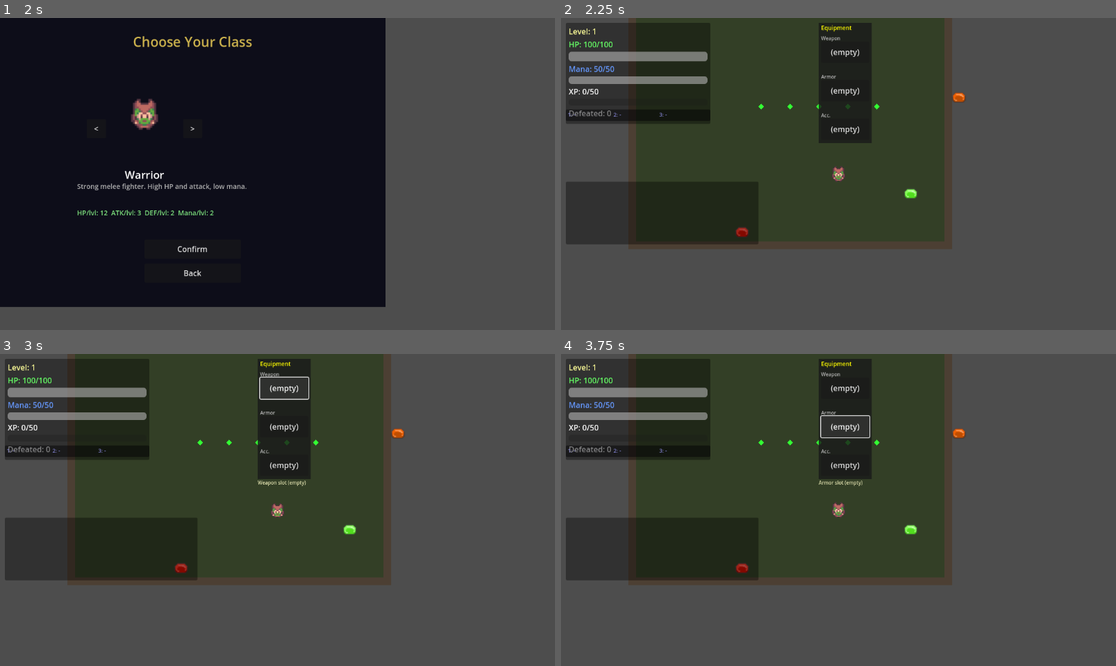
Above: before the commit, frames 1-4 (two rows, left to right).
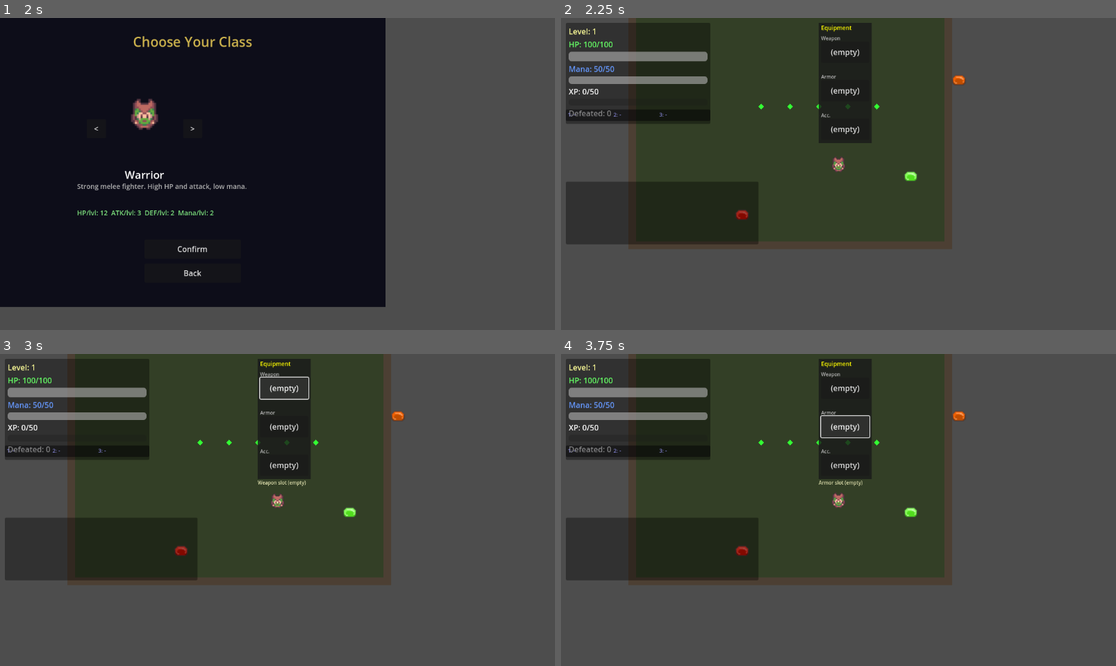
Above: after the commit, the same moments.

Repository: SFMiner/DeepGame_MVP
Game: Godot game, scene res://scenes/splash_screen.tscn
Two runs of this game, one before a commit and one after it. Both use one fixed random seed, a clock stepped at 60 frames per second and the inputs below.
Inputs (mouse positions are in pixels of both pictures, inside the frame that each line leads up to):
- Up to frame 1 (2 s): tap Enter at 0.5 s; move the mouse to (399, 158) at 0.52 s; hold D (move_right) 0.53-1.25 s; tap Space (attack_melee) at 0.6 s; click (399, 158) at 0.67 s; click "New Game" at 1.25 s
- Up to frame 2 (2.25 s): click "Confirm" at 2 s
- Up to frame 3 (3 s): click "(empty)" at 2.75 s
- Up to frame 4 (3.75 s): click "(empty)" at 3.5 s

Frame 1 is identical in both runs. In frame 2, 0.5% of the frame differs, in the area x 31-73%, y 18-71%; in frame 3, 0.5%; in frame 4, 0.5%.

Commit message:
Fix: revert collision size/position, offset sprites upward instead
- Player sprite offset (0, -20), enemy sprite offset (0, -18)
- Collision shapes back to radius 12 at (0,0) — correct size
- Sprites shifted up so collision sits at upper body rather than above sprite entirely

Diff:
--- a/scenes/enemy.tscn
+++ b/scenes/enemy.tscn
@@ -4,7 +4,7 @@
 [ext_resource type="Resource" uid="uid://estats000001" path="res://resources/enemy_stats.tres" id="2_estats"]
 
 [sub_resource type="CircleShape2D" id="CircleShape2D_enemy"]
-radius = 24.0
+radius = 12.0
 
 [node name="Enemy" type="CharacterBody2D"]
 script = ExtResource("1_enemy")
@@ -12,7 +12,7 @@
 enemy_category = 2
 
 [node name="AnimatedSprite2D" type="AnimatedSprite2D" parent="."]
+offset = Vector2(0, -18)
 
 [node name="CollisionShape2D" type="CollisionShape2D" parent="."]
-position = Vector2(0, 32)
 shape = SubResource("CircleShape2D_enemy")
--- a/scenes/player.tscn
+++ b/scenes/player.tscn
@@ -4,7 +4,7 @@
 [ext_resource type="Resource" uid="uid://pstats000001" path="res://resources/player_stats.tres" id="2_pstats"]
 
 [sub_resource type="CircleShape2D" id="CircleShape2D_player"]
-radius = 24.0
+radius = 12.0
 
 [node name="Player" type="CharacterBody2D"]
 script = ExtResource("1_player")
@@ -15,7 +15,7 @@
 [node name="Camera2D" type="Camera2D" parent="."]
 
 [node name="AnimatedSprite2D" type="AnimatedSprite2D" parent="."]
+offset = Vector2(0, -20)
 
 [node name="CollisionShape2D" type="CollisionShape2D" parent="."]
-position = Vector2(0, 48)
 shape = SubResource("CircleShape2D_player")
--- a/scripts/Enemy.gd
+++ b/scripts/Enemy.gd
@@ -47,7 +47,6 @@
 	_origin = global_position
 	_player = get_tree().get_first_node_in_group("player") as Player
 	_setup_animations()
-	_collision_shape.position = Vector2(0, 48)
 	if not _nav_agent:
 		_nav_agent = NavigationAgent2D.new()
 		add_child(_nav_agent)
